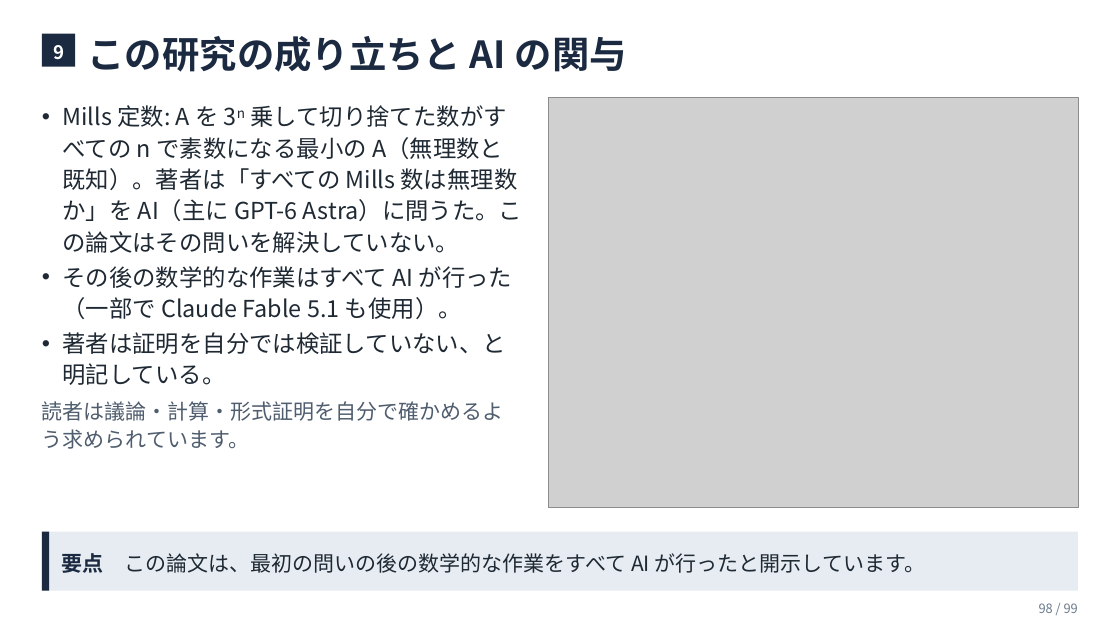
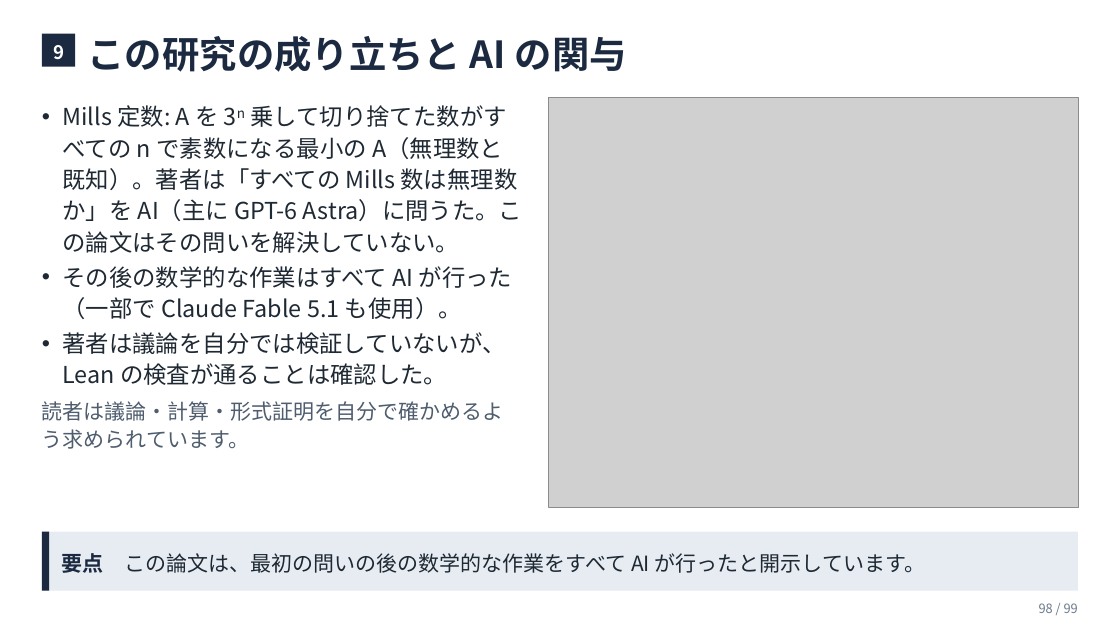
Before and after one commit to ixixi/rational-floor-certificates, a slide deck: slide 98 of slides/paper-explained-ja.pptx. Drawn at 1120x630 pixels with LibreOffice and Linux fonts; fonts in the diff are those of the drawing; grey boxes stand for pictures. Boxes give left, top, right and bottom in pixels: in the first picture for what was removed or moved away, otherwise in the second. Text is boxed around its words. In the diff, an @@ line names an element or a change of style, - is before the commit and + after.

```diff
--- a/slides/paper-explained-ja.pptx
+++ b/slides/paper-explained-ja.pptx
@@ text at (63, 332, 506, 385): text changed @@
-• 著者は証明を自分では検証していない、と明記している。
+• 著者は議論を自分では検証していないが、Lean の検査が通ることは確認した。
```
Also in this commit, not shown: 9 other files.
